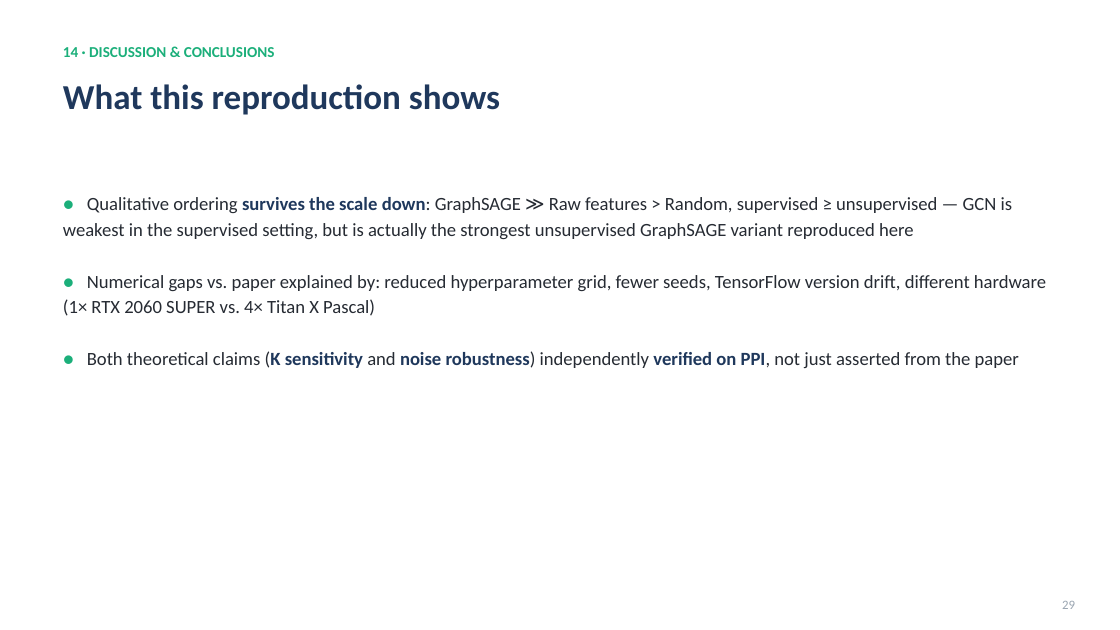
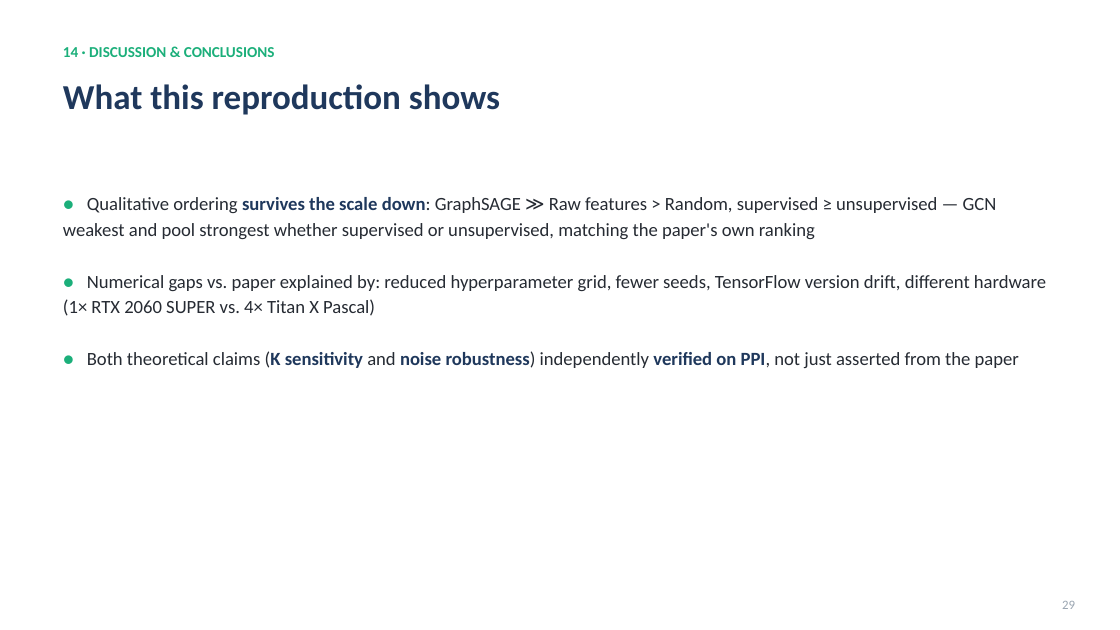
Before and after one commit to fedeceru/GraphSAGE, a slide deck: slide 29 of presentation/GraphSAGE_presentation.pptx. Drawn at 1120x630 pixels with LibreOffice and Linux fonts; fonts in the diff are those of the drawing. Boxes give left, top, right and bottom in pixels: in the first picture for what was removed or moved away, otherwise in the second. Text is boxed around its words. In the diff, an @@ line names an element or a change of style, - is before the commit and + after.

Commit message:
Refactor PPI results evaluation and update metrics
- Added backup presentations for GraphSAGE.
- Updated evaluation results for unsupervised models in JSON files, reflecting new F1 scores.
- Modified PPI results markdown to include separate columns for supervised and unsupervised selections.
- Enhanced `compile_results.py` to clarify the distinction between supervised and unsupervised selections.
- Adjusted `sweep_ppi_experiments.py` to write unsupervised sweep results to a separate JSON file, ensuring the main evaluation remains stable.
- Updated loss and performance curves images for PPI results.

```diff
--- a/presentation/GraphSAGE_presentation.pptx
+++ b/presentation/GraphSAGE_presentation.pptx
@@ text at [63, 197, 997, 239]: text changed @@
-● Qualitative ordering survives the scale down: GraphSAGE ≫ Raw features > Random, supervised ≥ unsupervised — GCN is weakest in the supervised setting, but is actually the strongest unsupervised GraphSAGE variant reproduced here
+● Qualitative ordering survives the scale down: GraphSAGE ≫ Raw features > Random, supervised ≥ unsupervised — GCN weakest and pool strongest whether supervised or unsupervised, matching the paper's own ranking
```
Also in this commit, not shown: 7 other slides changed, 14 other files.
